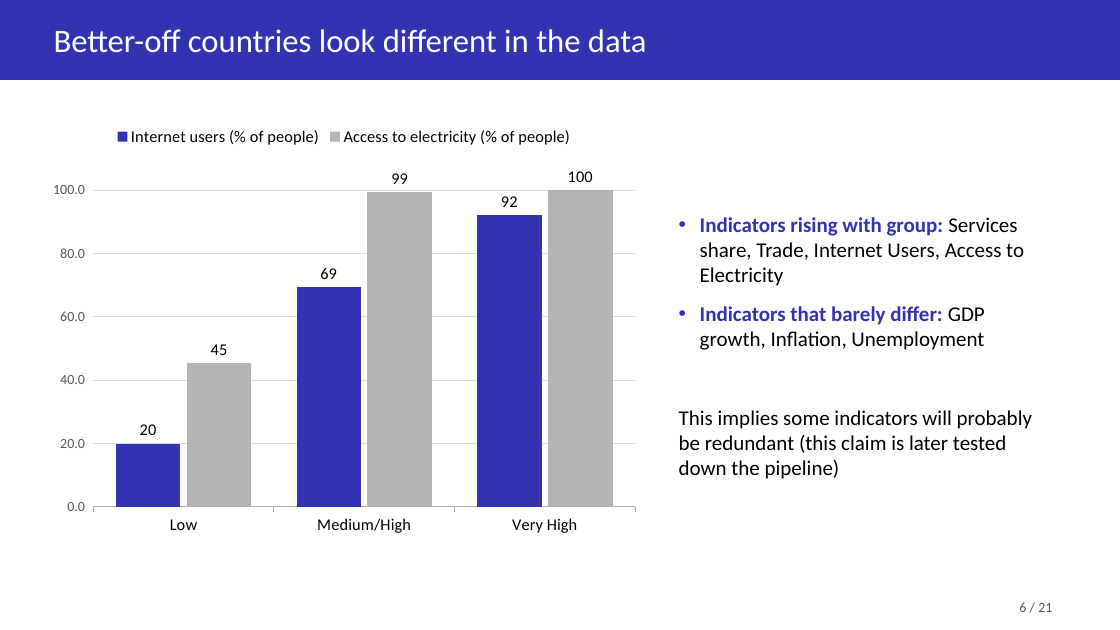
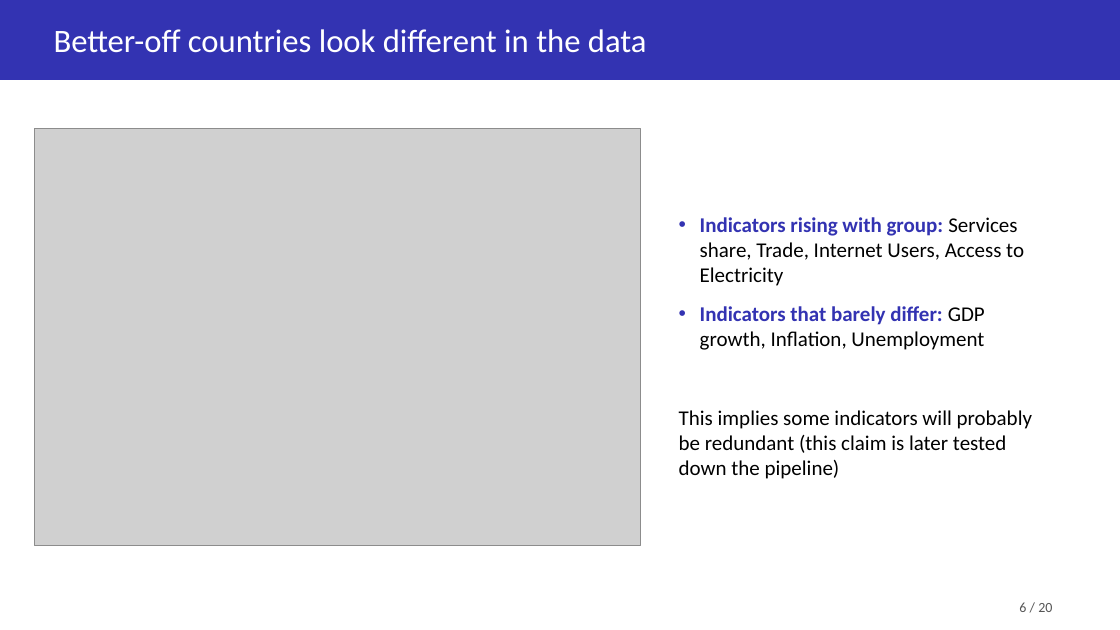
Before and after one commit to Soemon007/DS203_GroupProject, a slide deck: slide 6 of deliverables/DS203_Slides.pptx. Drawn at 1120x630 pixels with LibreOffice and Linux fonts; fonts in the diff are those of the drawing; grey boxes stand for pictures. Boxes give left, top, right and bottom in pixels: in the first picture for what was removed or moved away, otherwise in the second. Text is boxed around its words. In the diff, an @@ line names an element or a change of style, - is before the commit and + after.

```diff
--- a/deliverables/DS203_Slides.pptx
+++ b/deliverables/DS203_Slides.pptx
@@ column chart removed at [41, 117, 648, 544] @@
-categories: Low, Medium/High, Very High
-Internet users (% of people): 20, 69, 92
-Access to electricity (% of people): 45, 99, 100
@@ picture added at [34, 129, 641, 545] @@
@@ text at [1019, 602, 1052, 612]: text changed @@
-6 / 21
+6 / 20
```
Also in this commit, not shown: 15 other slides changed, 2 slides added, 3 slides removed.
